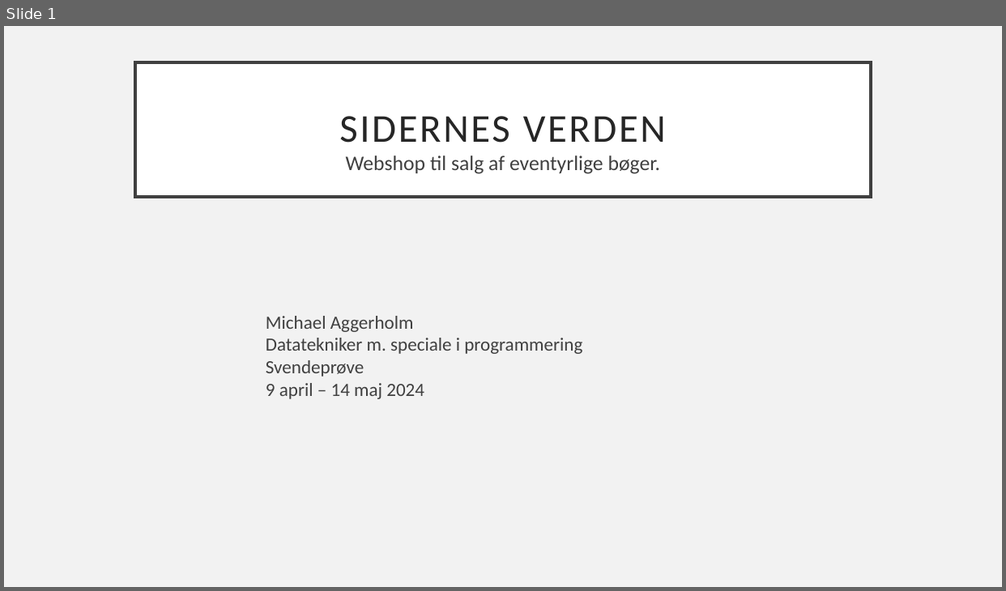
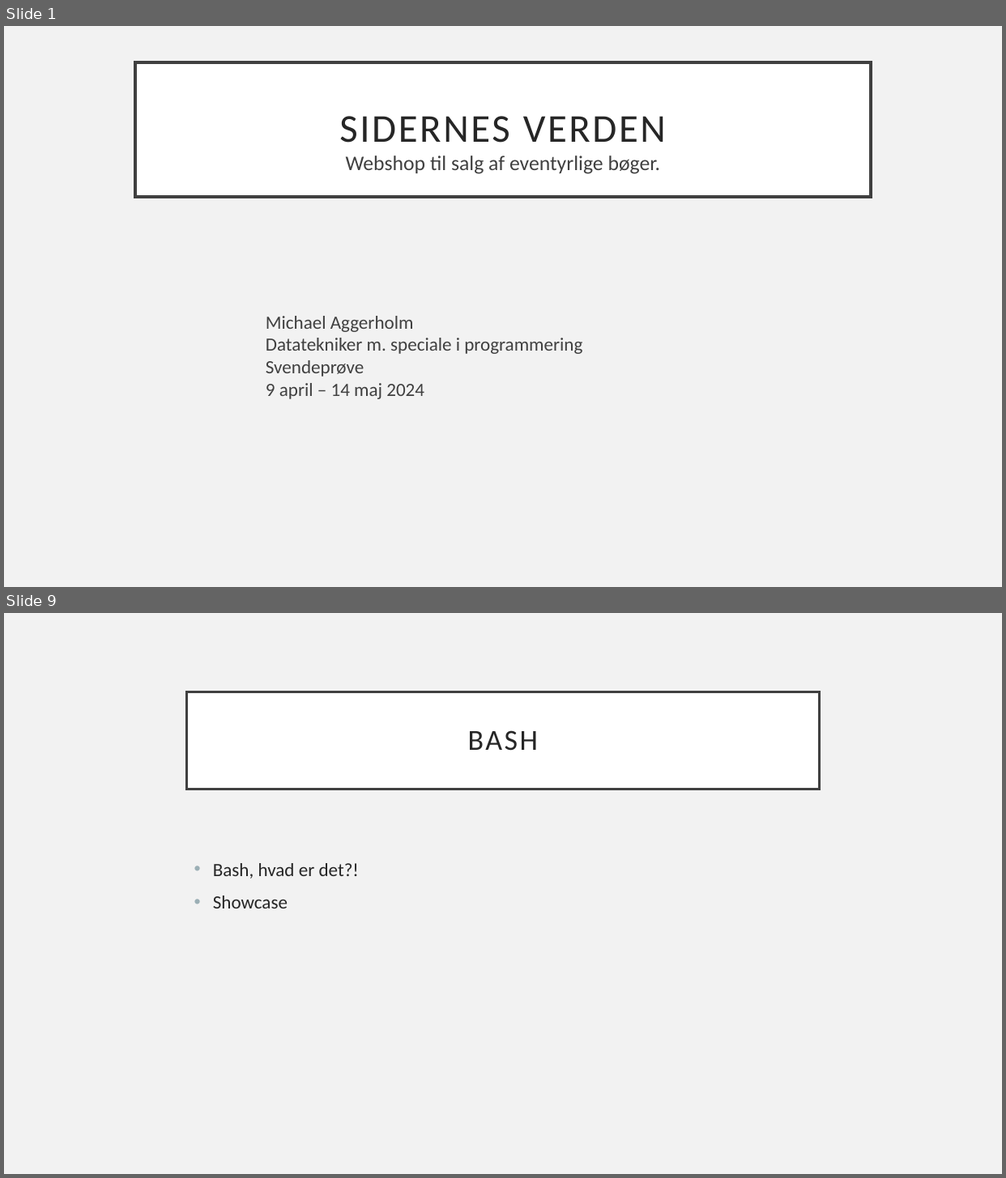
Before and after one commit to MichaelAggerholm/Apprentice_Test, a slide deck: Assets/Documents/Præsentation-sidernesVerden.pptx. Shown one above the other, each under a label of ours: slide 1 before the commit, slides 1 and 9 after it; the slides between them are not shown. The pictures are 1006x591 and 1006x1178 pixels, drawn with LibreOffice and Linux fonts; fonts in the diff are those of the drawing. Boxes give left, top, right and bottom in pixels: in the first picture for what was removed or moved away, otherwise in the second. Text is boxed around its words. In the diff, an @@ line names an element or a change of style, - is before the commit and + after.

```diff
--- a/Assets/Documents/Præsentation-sidernesVerden.pptx
+++ b/Assets/Documents/Præsentation-sidernesVerden.pptx
@@ slide 9 added at <box>4,613,1002,1174</box>, background #F2F2F2 @@
@@ title added at <box>187,692,819,789</box>, fill #FFFFFF, outline #404040 2.5 pt, 28 pt, text #262626 @@
+BASH
@@ text added at <box>213,863,359,909</box>, 18 pt, text #262626 @@
+• Bash, hvad er det?!
+• Showcase
```
Also in this commit, not shown: 10 other slides added, 2 slides removed.
